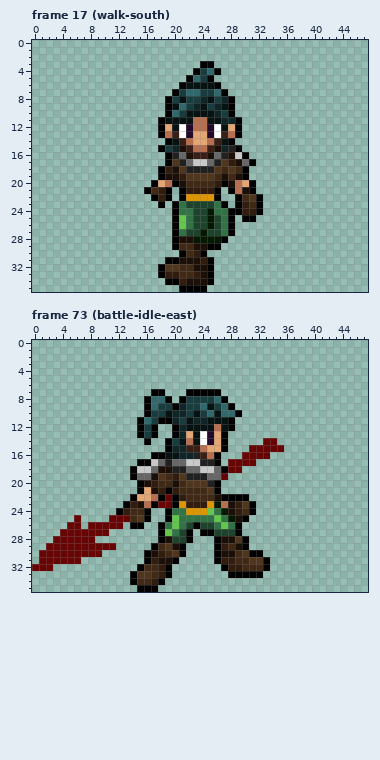
File history of a pixel-art file, party/alex/spritesheet.aseprite. Above is the file before it was changed.
48x36 pixels, 101 frames. Shown: frame 17 (walk-south), frame 73 (battle-idle-east). The commit also changed other frames, which this record leaves out.
Now the later version:
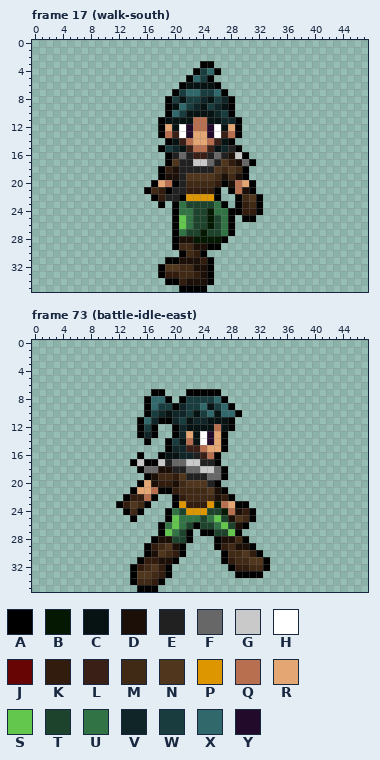
Palette (. is transparent): A #000000  B #051801  C #071212  D #1b0f07  E #212121  F #676767  G #c9c9c9  H #ffffff  J #670404  K #311c0d  L #391f16  M #402915  N #50361d  P #de9600  Q #b86f50  R #e4a672  S #63c64d  T #1d432c  U #327345  V #0f2527  W #193d3f  X #30686b  Y #220a2b
From the commit log: quick commit for transfer
Changes in this commit:
Changed rows in their new state; - is an unchanged pixel.
Frame 17 (walk-south), layer "Flattened":
first column x 19:
15 --C----C
16 ---E--E-
17 ---E----
18 --E-----
19 --E-----
20 --E-----
21 -EE-----
22 EE------
Frame 73 (battle-idle-east), layers "Layer 2", "Flattened":
first column x 0:
10 ------------------V-----------------
11 -----------------V------------------
13 ----------------V-------------------
14 ---------------------------------..-
15 -------------------------------.....
16 ---------------A-.------------....--
17 --------------AG-AG---------....----
18 --------------.AF-----------..------
19 --------------..A-M--------A--------
20 ----------------RDKK----------------
21 --------------AR-QA-------DA--------
22 -------------AKKQA..-------K-..-----
23 ------------AKNMA...--------RAA.----
24 ------------.A-A.----T---TT-QDK-----
25 ------.----...A..-------T--TDNMA----
26 -----..-.....-..------------TDA-----
27 ----.......-----------------S-------
28 ---......--------AD----------M------
29 --..........----AK------------DA----
30 -.........--------N-K-----.AM--K----
31 -......--------AK---------.A--------
32 ...-----------AK-N---------.A-K-----
33 ----------------------------.-------
Where, in picture pixels (left, top, right, bottom), the same in both pictures:
changed: (165, 145, 221, 201)
changed: (32, 410, 284, 578)
